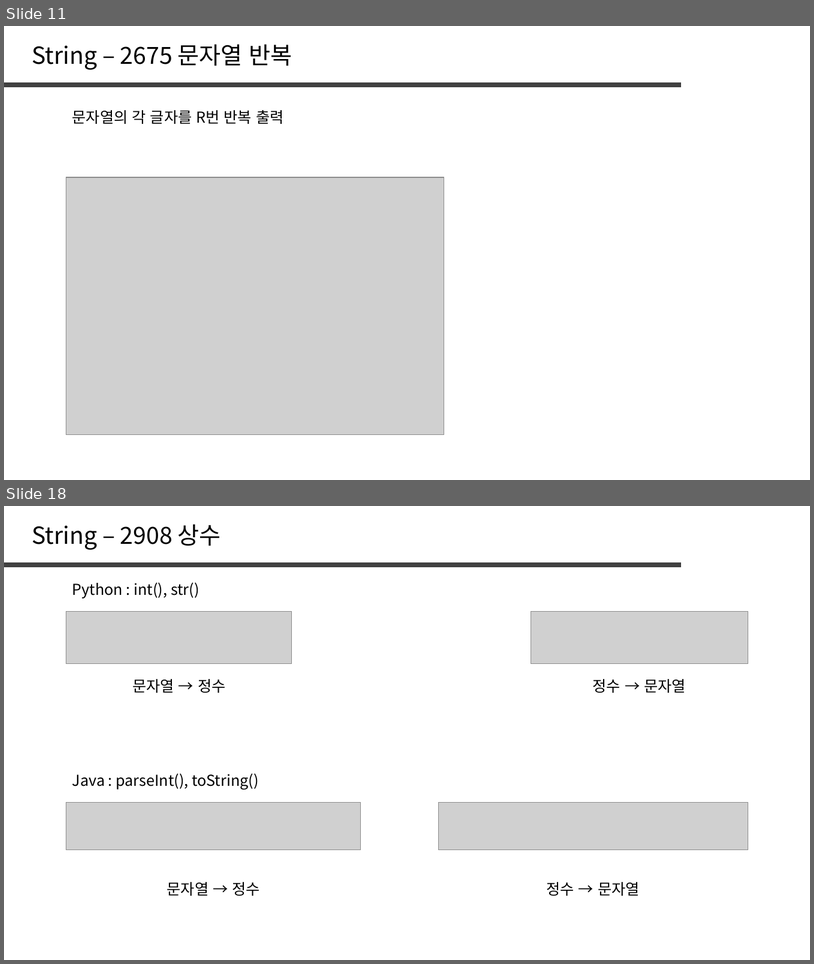
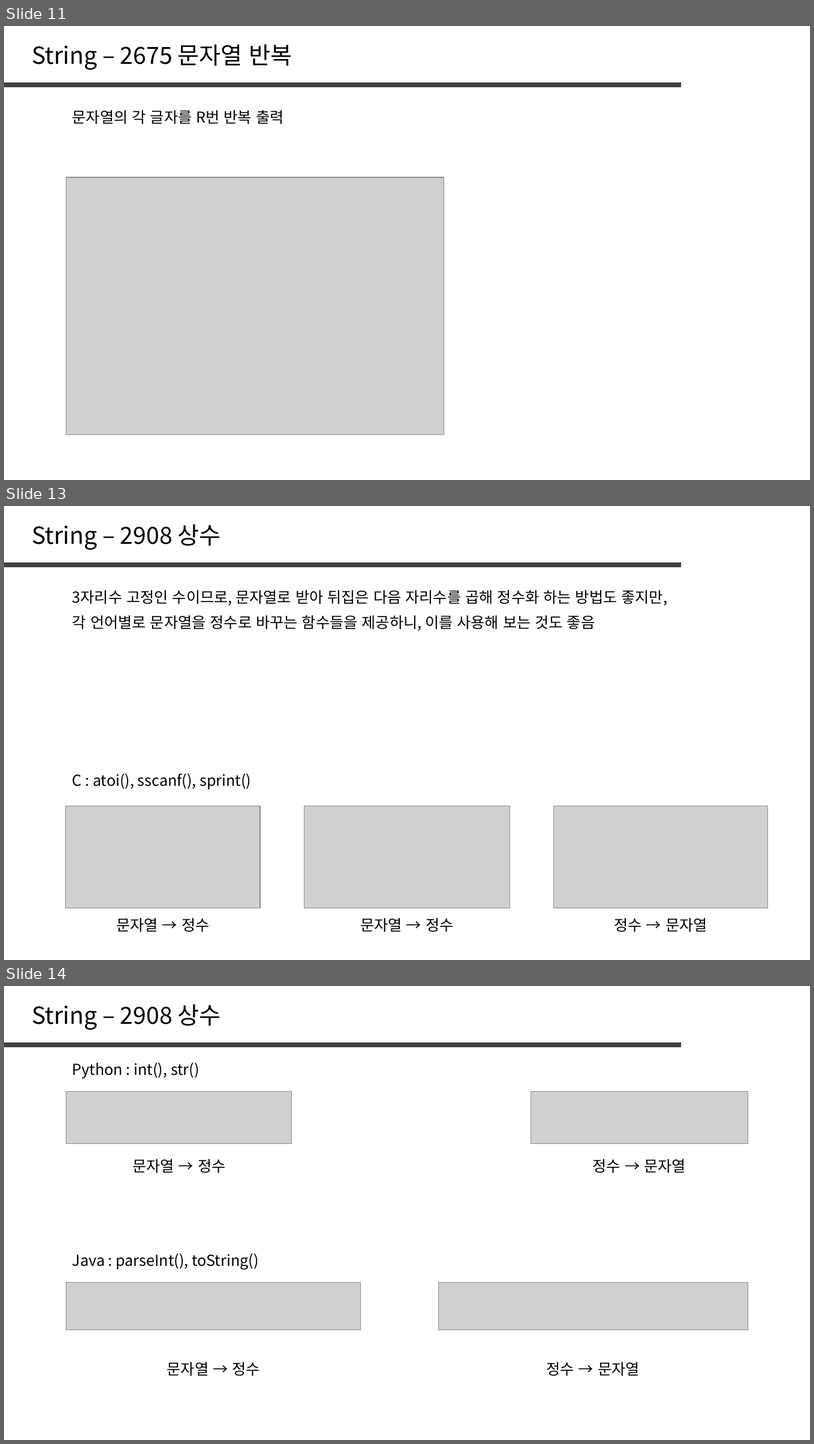
Before and after one commit to jaehoo1/PS-study, a slide deck: study/2_String.pptx. Shown one above the other, each under a label of ours: slides 11 and 18 before the commit, slides 11, 13 and 14 after it; the slides between them are not shown. The pictures are 814x964 and 814x1444 pixels, drawn with LibreOffice and Linux fonts; fonts in the diff are those of the drawing; grey boxes stand for pictures. Boxes give left, top, right and bottom in pixels: in the first picture for what was removed or moved away, otherwise in the second. Text is boxed around its words. In the diff, an @@ line names an element or a change of style, - is before the commit and + after.

```diff
--- a/study/2_String.pptx
+++ b/study/2_String.pptx
@@ slide 13 added at (x1=4, y1=506, x2=810, y2=960), background #FFFFFF @@
@@ text added at (x1=32, y1=524, x2=221, y2=550), 28 pt, text #000000 @@
+String – 2908 상수
@@ line added from (4, 565) to (681, 565), #404040 6 pt @@
@@ text added at (x1=72, y1=590, x2=668, y2=606), 18 pt, text #000000 @@
+3자리수 고정인 수이므로, 문자열로 받아 뒤집은 다음 자리수를 곱해 정수화 하는 방법도 좋지만,
@@ text added at (x1=72, y1=615, x2=595, y2=631), 18 pt, text #000000 @@
+각 언어별로 문자열을 정수로 바꾸는 함수들을 제공하니, 이를 사용해 보는 것도 좋음
@@ text added at (x1=72, y1=773, x2=251, y2=789), 18 pt, text #000000 @@
+C : atoi(), sscanf(), sprint()
@@ picture added at (x1=66, y1=805, x2=260, y2=907) @@
@@ picture added at (x1=305, y1=805, x2=510, y2=907) @@
@@ picture added at (x1=555, y1=805, x2=768, y2=907) @@
@@ text added at (x1=116, y1=918, x2=209, y2=931), 18 pt, text #000000 @@
+문자열 → 정수
@@ text added at (x1=360, y1=918, x2=453, y2=931), 18 pt, text #000000 @@
+문자열 → 정수
@@ text added at (x1=615, y1=918, x2=708, y2=931), 18 pt, text #000000 @@
+정수 → 문자열
@@ what was slide 18 is now slide 14 @@
```
Also in this commit, not shown: 4 slides changed, 5 other slides added, 7 slides removed.
